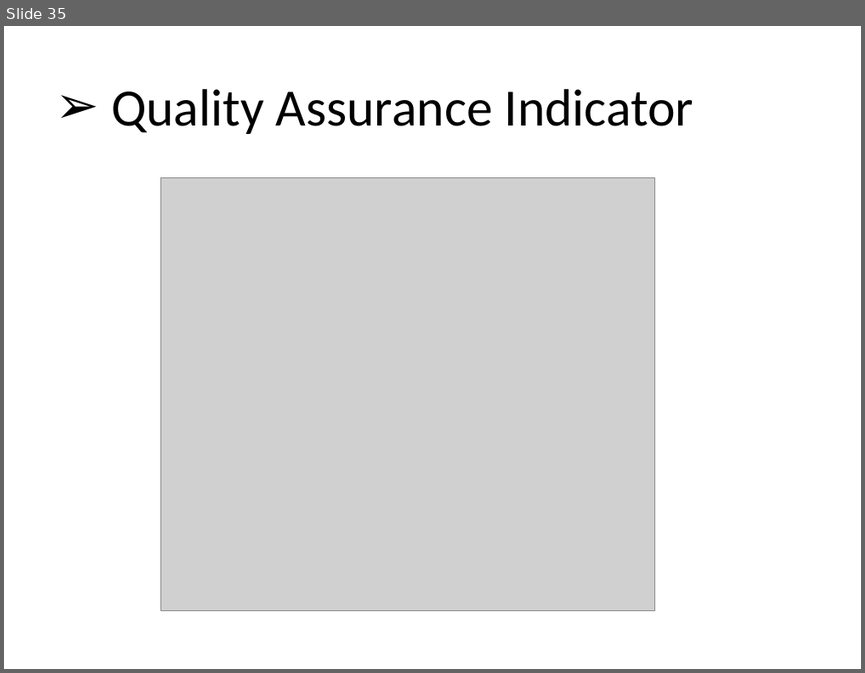
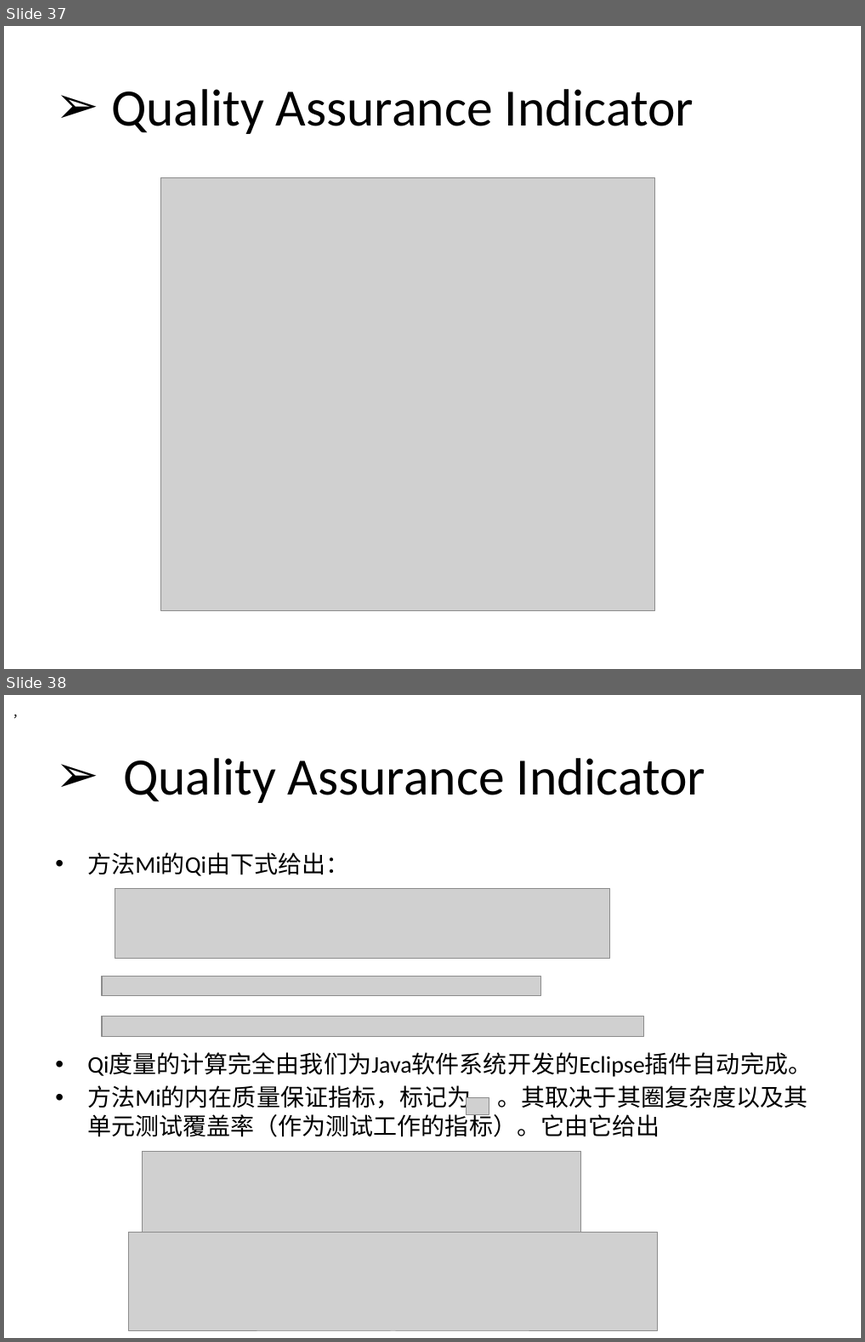
Before and after one commit to SQS-JLiu/software-testability, a slide deck: 软件测试ppt/软件可测试性-测量方法.pptx. Shown one above the other, each under a label of ours: slide 35 before the commit, slides 37 and 38 after it. The pictures are 865x673 and 865x1342 pixels, drawn with LibreOffice and Linux fonts; fonts in the diff are those of the drawing; grey boxes stand for pictures. Boxes give left, top, right and bottom in pixels: in the first picture for what was removed or moved away, otherwise in the second. Text is boxed around its words. In the diff, an @@ line names an element or a change of style, - is before the commit and + after.

```diff
--- a/软件测试ppt/软件可测试性-测量方法.pptx
+++ b/软件测试ppt/软件可测试性-测量方法.pptx
@@ slide 38 added at (x1=4, y1=695, x2=861, y2=1338), background #FFFFFF @@
@@ text added at (x1=4, y1=713, x2=861, y2=713), 10 pt, text #000000 @@
+，
@@ title added at (x1=123, y1=758, x2=706, y2=803), 44 pt, text #000000 @@
+➢ Quality Assurance Indicator
@@ text added at (x1=87, y1=852, x2=812, y2=1137), 20 pt, text #000000 @@
+• 方法Mi的Qi由下式给出：
+• Qi度量的计算完全由我们为Java软件系统开发的Eclipse插件自动完成。
+• 方法Mi的内在质量保证指标，标记为 。其取决于其圈复杂度以及其单元测试覆盖率（作为测试工作的指标）。它由它给出
@@ picture added at (x1=115, y1=888, x2=610, y2=958) @@
@@ picture added at (x1=102, y1=976, x2=540, y2=996) @@
@@ picture added at (x1=102, y1=1016, x2=643, y2=1036) @@
@@ picture added at (x1=466, y1=1097, x2=489, y2=1114) @@
@@ picture added at (x1=142, y1=1151, x2=580, y2=1231) @@
@@ picture added at (x1=129, y1=1232, x2=658, y2=1331) @@
@@ what was slide 35 is now slide 37 @@
```
Also in this commit, not shown: 2 slides changed, 2 other slides added, 25 other files.
